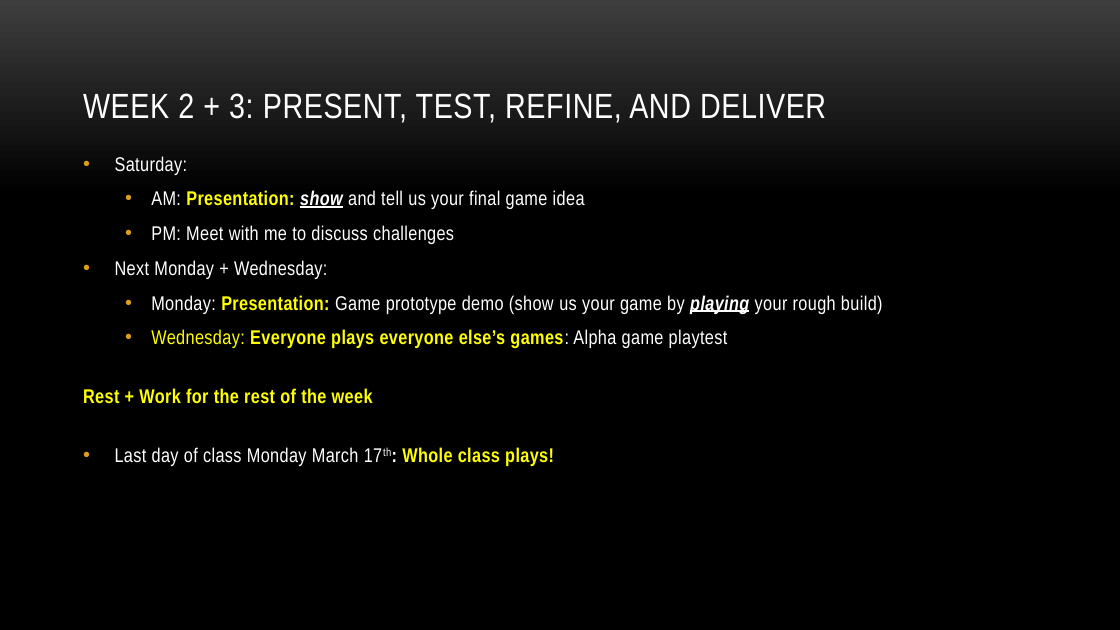
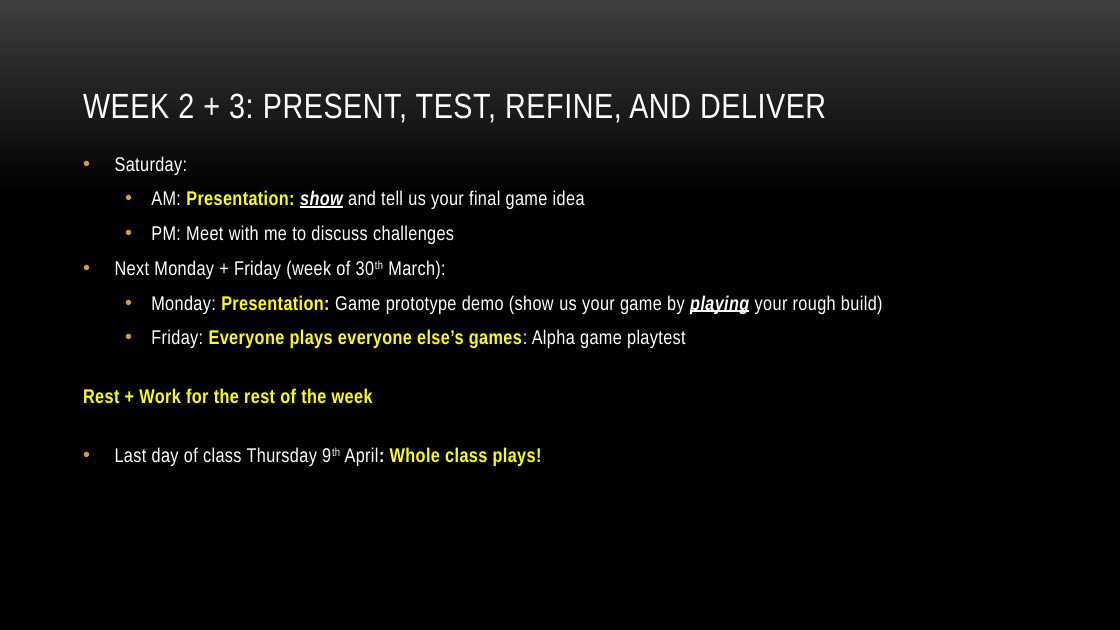
Before and after one commit to myuwbclasses/IntroGameDev-XJTU, a slide deck: slide 13 of PPT/Intro.pptx. Drawn at 1120x630 pixels with LibreOffice and Linux fonts; fonts in the diff are those of the drawing; background and template pictures are left out. Boxes give left, top, right and bottom in pixels: in the first picture for what was removed or moved away, otherwise in the second. Text is boxed around its words. In the diff, an @@ line names an element or a change of style, - is before the commit and + after.

```diff
--- a/PPT/Intro.pptx
+++ b/PPT/Intro.pptx
@@ text at [115,260,445,279]: text changed @@
-• Next Monday + Wednesday:
+• Next Monday + Friday (week of 30th March):
@@ text at [151,329,686,349]: text changed @@
-  • Wednesday: Everyone plays everyone else’s games: Alpha game playtest
+  • Friday: Everyone plays everyone else’s games: Alpha game playtest
@@ text at [115,447,542,466]: text changed @@
-• Last day of class Monday March 17th: Whole class plays!
+• Last day of class Thursday 9th April: Whole class plays!
```
Also in this commit, not shown: 6 other slides changed, 1 other file.
